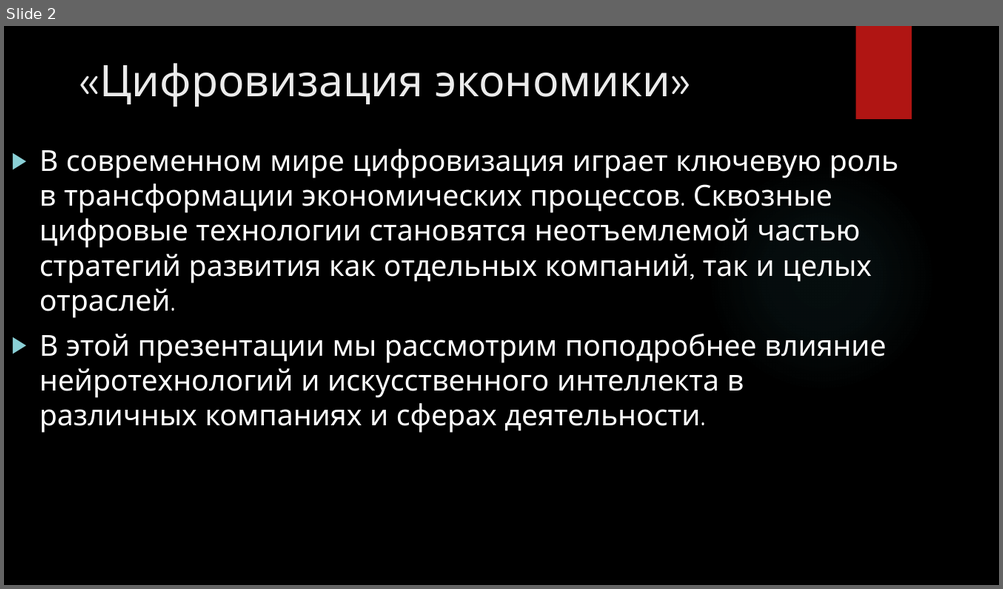
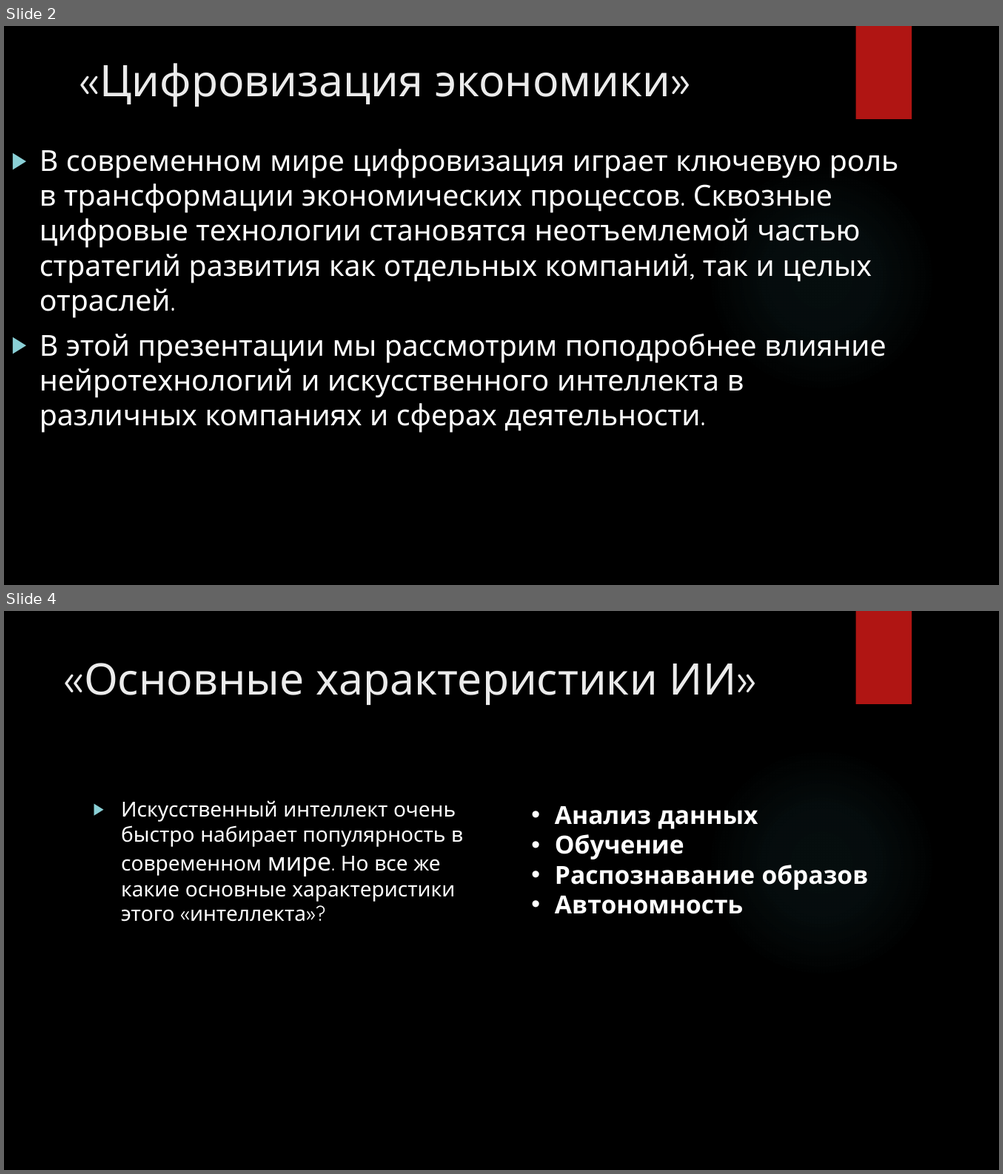
Before and after one commit to Sa4a1/studyLastYear, a slide deck: Экономика Презентация/Цифровизация экономики.pptx. Shown one above the other, each under a label of ours: slide 2 before the commit, slides 2 and 4 after it; the slides between them are not shown. The pictures are 1003x589 and 1003x1174 pixels, drawn with LibreOffice and Linux fonts; fonts in the diff are those of the drawing; background and template pictures are left out. Boxes give left, top, right and bottom in pixels: in the first picture for what was removed or moved away, otherwise in the second. Text is boxed around its words. In the diff, an @@ line names an element or a change of style, - is before the commit and + after.

```diff
--- a/Экономика Презентация/Цифровизация экономики.pptx
+++ b/Экономика Презентация/Цифровизация экономики.pptx
@@ slide 4 added at (4, 611, 999, 1170), background picture (left out); not listed: 2 template elements that a slide beside it also shows @@
@@ title added at (84, 663, 736, 705), 42 pt, text #EBEBEB @@
+«Основные характеристики ИИ»
@@ text added at (121, 800, 463, 922), 20 pt, text #FFFFFF @@
+▶ Искусственный интеллект очень быстро набирает популярность в современном мире. Но все же какие основные характеристики этого «интеллекта»?
@@ text added at (555, 806, 868, 914), 24 pt, text #FFFFFF, bold @@
+• Анализ данных
+• Обучение
+• Распознавание образов
+• Автономность
```
Also in this commit, not shown: 1 slide changed, 6 other slides added, 1 slide removed, 1 other file.
